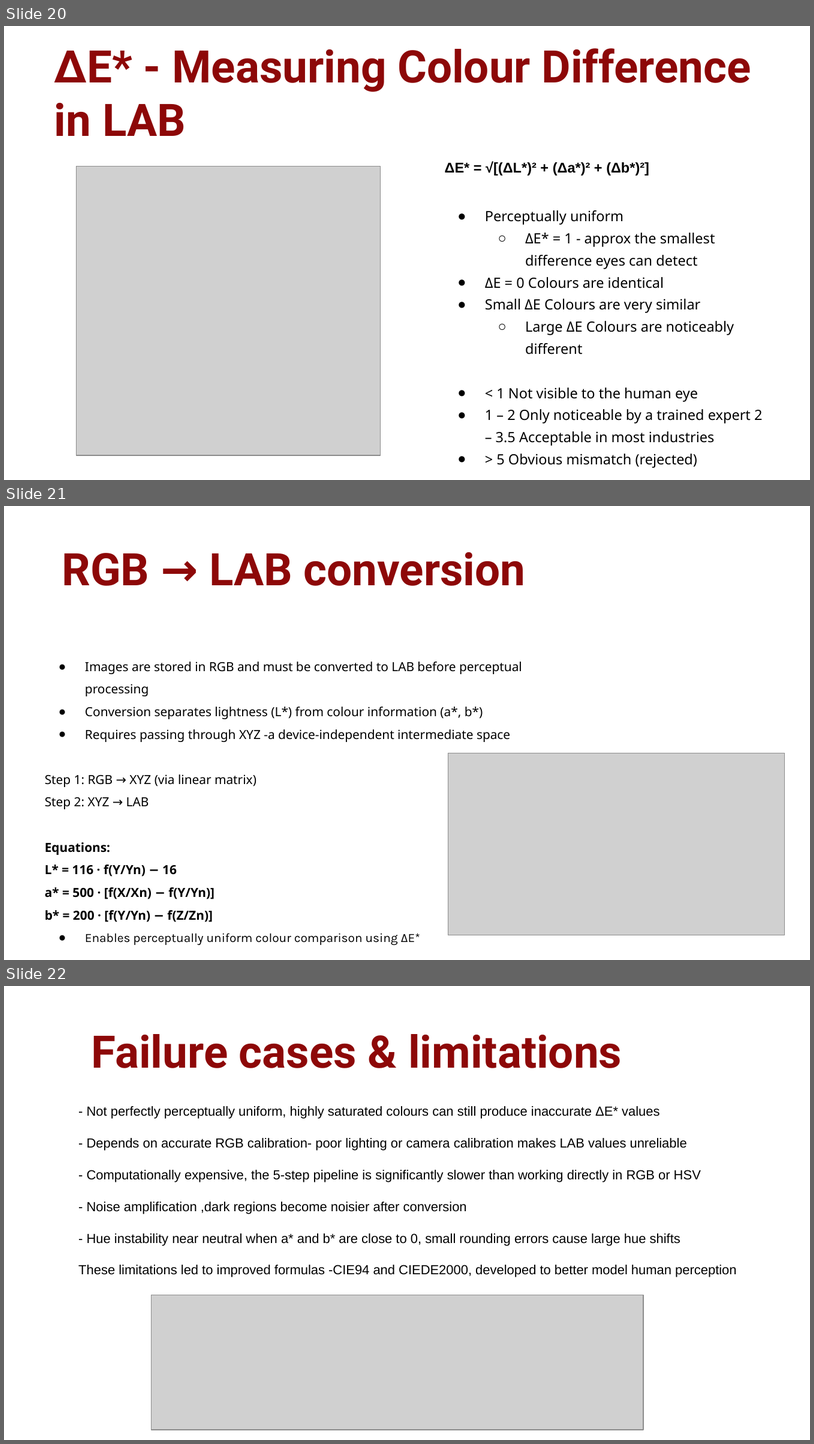
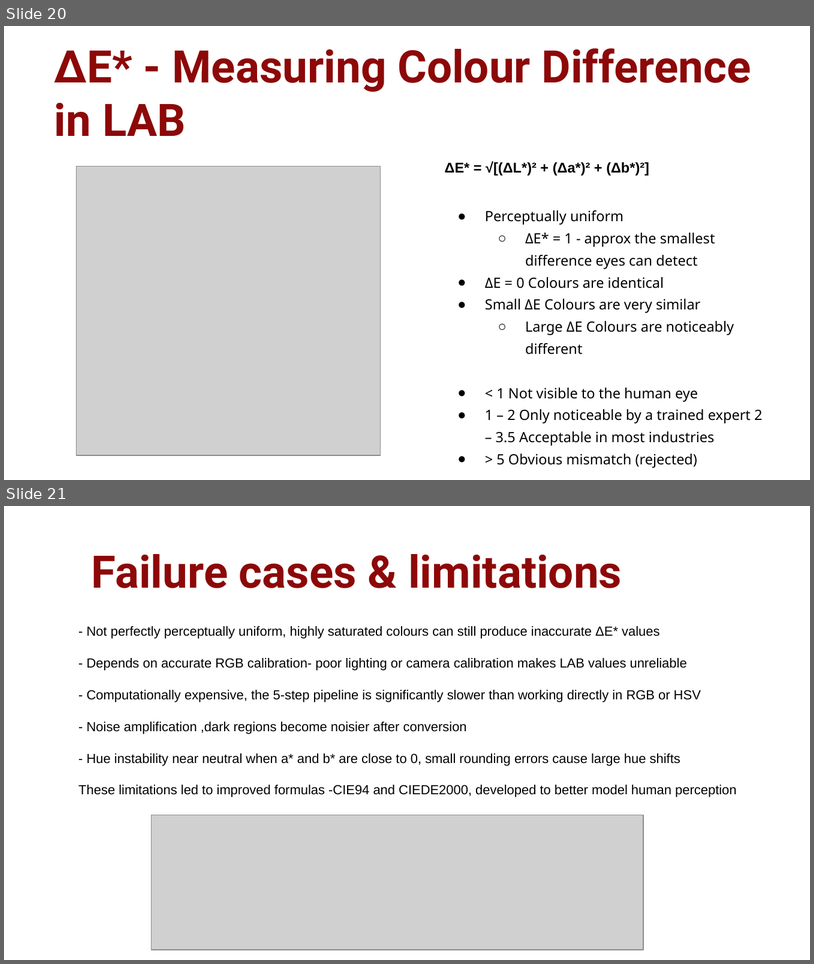
Before and after one commit to romeybajada/cv_colour_models, a slide deck: slides.pptx. Shown one above the other, each under a label of ours: slides 20, 21 and 22 before the commit, slides 20 and 21 after it. The pictures are 814x1444 and 814x964 pixels, drawn with LibreOffice and Linux fonts; fonts in the diff are those of the drawing; grey boxes stand for pictures; background and template pictures are left out. Boxes give left, top, right and bottom in pixels: in the first picture for what was removed or moved away, otherwise in the second. Text is boxed around its words. In the diff, an @@ line names an element or a change of style, - is before the commit and + after.

```diff
--- a/slides.pptx
+++ b/slides.pptx
@@ slide 21 removed at (x1=4, y1=506, x2=810, y2=960), background picture (left out) @@
@@ title removed at (x1=62, y1=552, x2=526, y2=586) @@
-RGB → LAB conversion
@@ subtitle removed at (x1=45, y1=661, x2=522, y2=945) @@
-● Images are stored in RGB and must be converted to LAB before perceptual processing
-● Conversion separates lightness (L*) from colour information (a*, b*)
-● Requires passing through XYZ -a device-independent intermediate space
-Step 1: RGB → XYZ (via linear matrix)
-Step 2: XYZ → LAB
-Equations:
-L* = 116 · f(Y/Yn) − 16
-a* = 500 · [f(X/Xn) − f(Y/Yn)]
-b* = 200 · [f(Y/Yn) − f(Z/Zn)]
-● Enables perceptually uniform colour comparison using ΔE*
@@ picture removed at (x1=449, y1=753, x2=785, y2=934) @@
@@ what was slide 22 is now slide 21 @@
```
Also in this commit, not shown: 4 slides changed, 1 slide added, 1 other slide removed, 2 other files.
